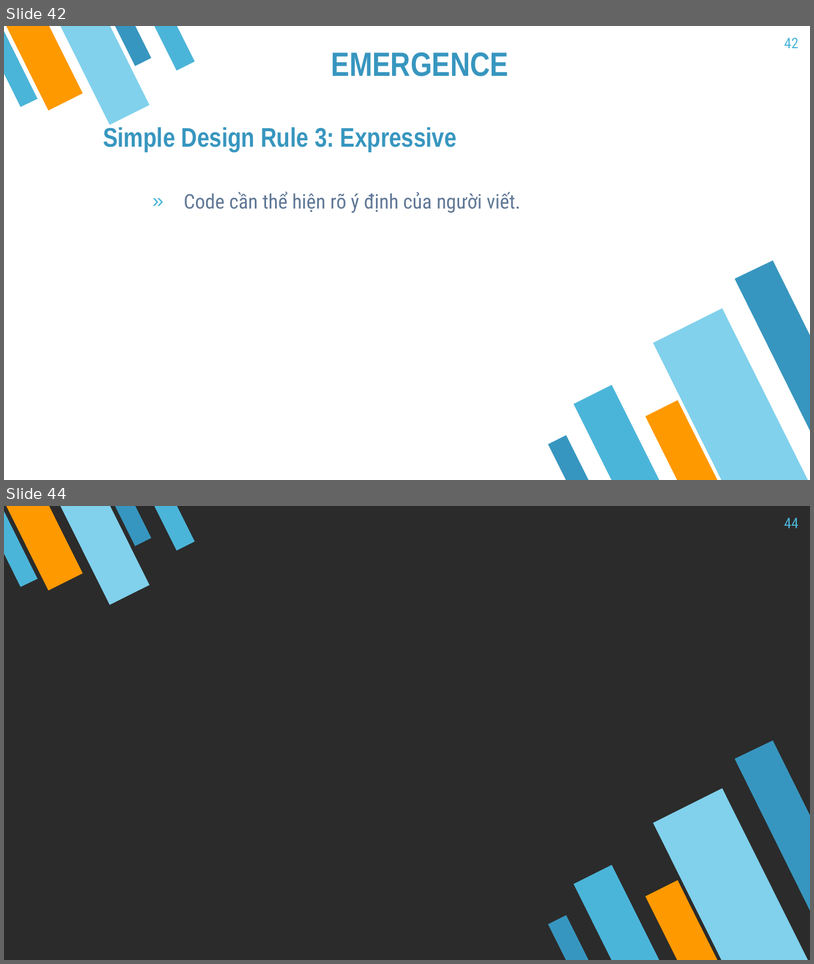
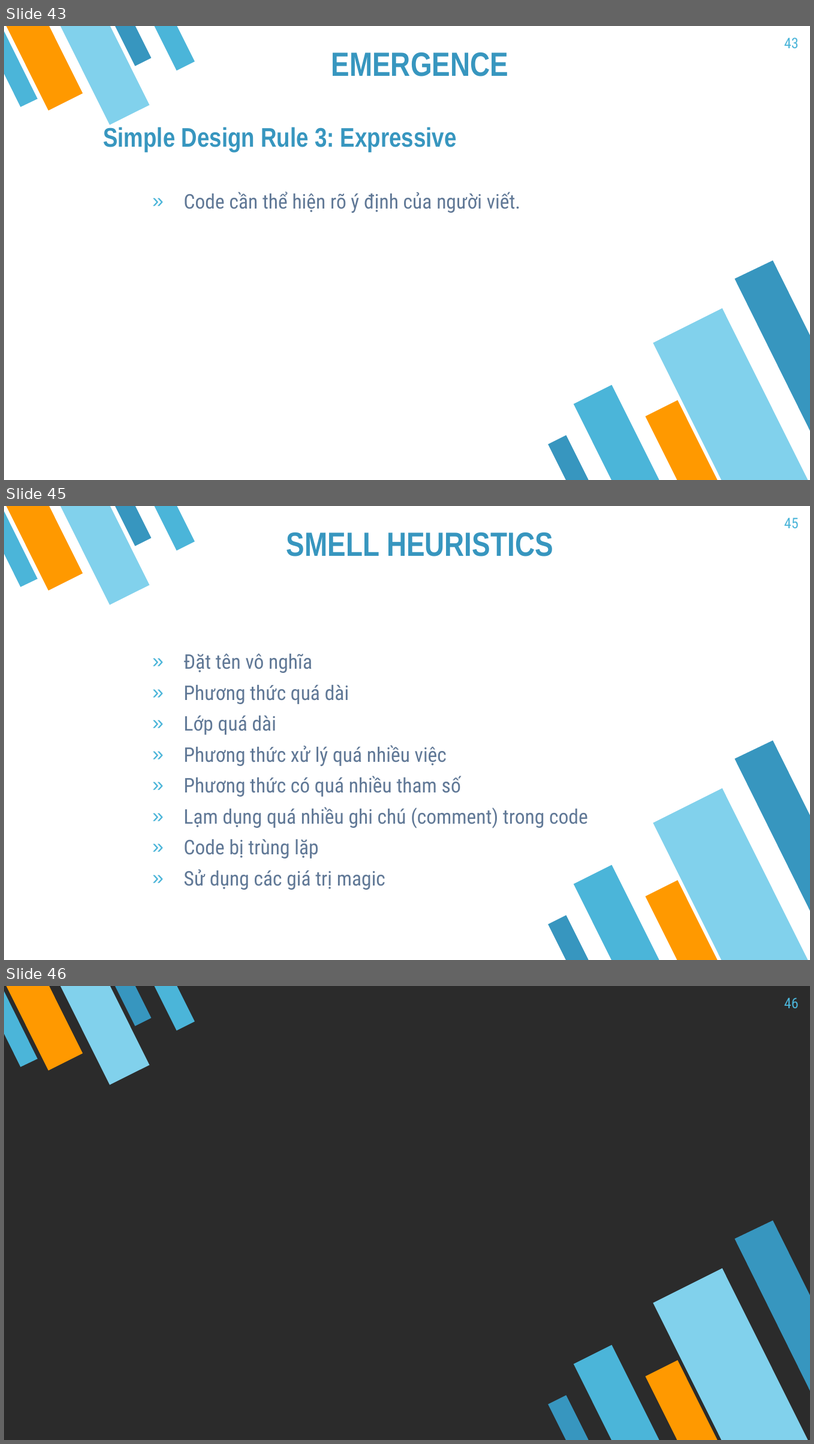
Before and after one commit to anhduy97a6/gem-training, a slide deck: Clean code(part2).pptx. Shown one above the other, each under a label of ours: slides 42 and 44 before the commit, slides 43, 45 and 46 after it; the slides between them are not shown. The pictures are 814x964 and 814x1444 pixels, drawn with LibreOffice and Linux fonts; fonts in the diff are those of the drawing; background and template pictures are left out; a plain dark background stands for a picture behind light text. Boxes give left, top, right and bottom in pixels: in the first picture for what was removed or moved away, otherwise in the second. Text is boxed around its words. In the diff, an @@ line names an element or a change of style, - is before the commit and + after.

```diff
--- a/Clean code(part2).pptx
+++ b/Clean code(part2).pptx
@@ slide 45 added at (4, 506, 810, 960), background #FFFFFF; not listed: 10 template elements that a slide beside it also shows @@
@@ page number added at (785, 517, 799, 528), 13 pt, text #4BB5D9 @@
+45
@@ title added at (287, 532, 554, 556), 30 pt, text #3796BF, bold @@
+SMELL HEURISTICS
@@ text added at (184, 654, 588, 889), 18 pt, text #607896 @@
+» Đặt tên vô nghĩa
+» Phương thức quá dài
+» Lớp quá dài
+» Phương thức xử lý quá nhiều việc
+» Phương thức có quá nhiều tham số
+» Lạm dụng quá nhiều ghi chú (comment) trong code
+» Code bị trùng lặp
+» Sử dụng các giá trị magic
@@ what was slide 42 is now slide 43 @@
@@ page number at (785, 37, 799, 48): text changed @@
-42
+43
@@ what was slide 44 is now slide 46 @@
@@ page number at (785, 997, 799, 1008): text changed @@
-44
+46
```
Also in this commit, not shown: 4 slides changed, 1 other slide added, 2 other files.
